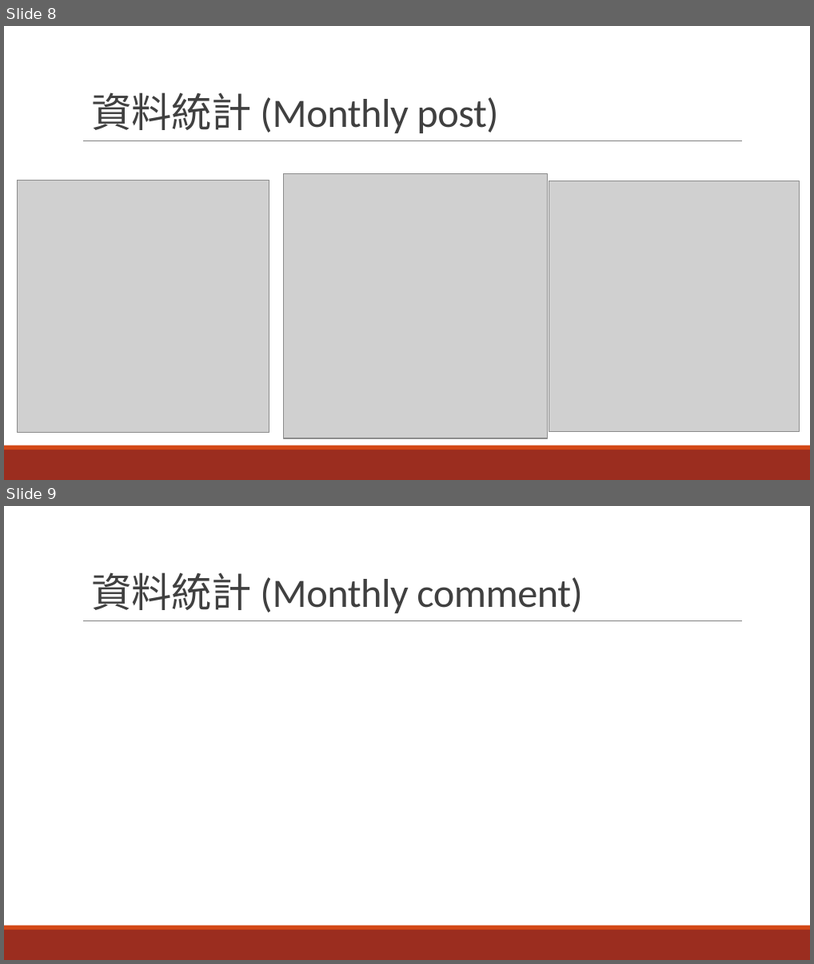
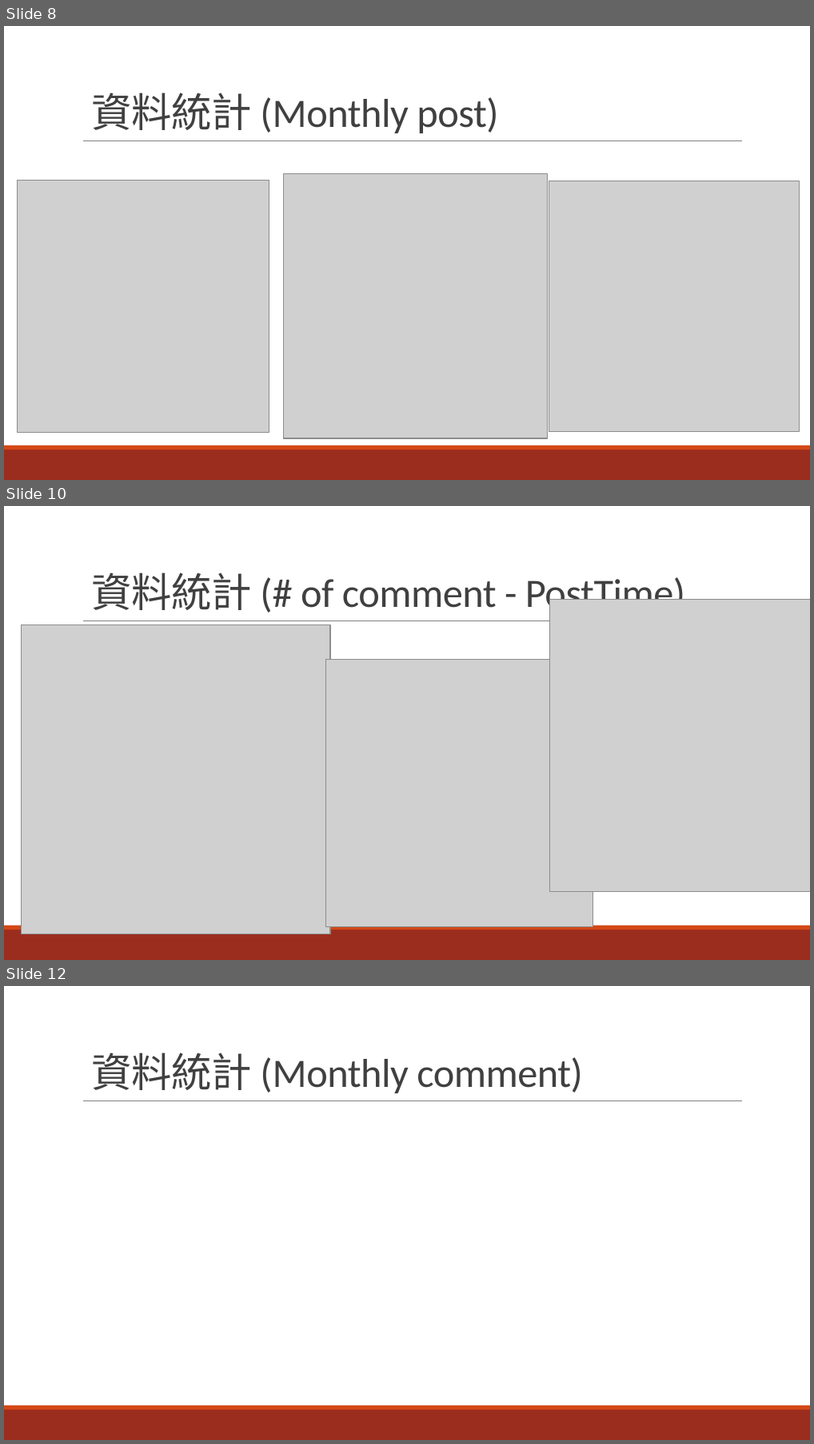
Before and after one commit to savina-chan/2016_socialnetwork, a slide deck: 社群媒體分析期末報告 (M10515048).pptx. Shown one above the other, each under a label of ours: slides 8 and 9 before the commit, slides 8, 10 and 12 after it; the slides between them are not shown. The pictures are 814x964 and 814x1444 pixels, drawn with LibreOffice and Linux fonts; fonts in the diff are those of the drawing; grey boxes stand for pictures. Boxes give left, top, right and bottom in pixels: in the first picture for what was removed or moved away, otherwise in the second. Text is boxed around its words. In the diff, an @@ line names an element or a change of style, - is before the commit and + after.

```diff
--- a/社群媒體分析期末報告 (M10515048).pptx
+++ b/社群媒體分析期末報告 (M10515048).pptx
@@ slide 10 added at [4, 506, 810, 960], background #FFFFFF; not listed: 3 template elements that a slide beside it also shows @@
@@ title added at [92, 572, 686, 616], 36 pt, text #404040 @@
+資料統計 (# of comment - PostTime)
@@ picture added at [550, 600, 810, 892] @@
@@ picture added at [22, 625, 330, 934] @@
@@ picture added at [326, 660, 593, 926] @@
@@ what was slide 9 is now slide 12 @@
```
Also in this commit, not shown: 2 other slides added.
